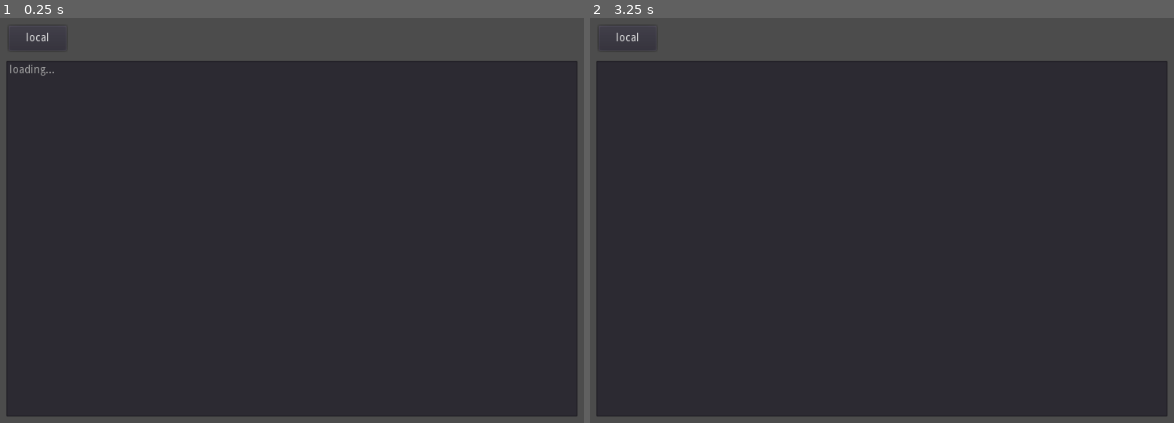
Above: before the commit, frames 1-2 (left to right).
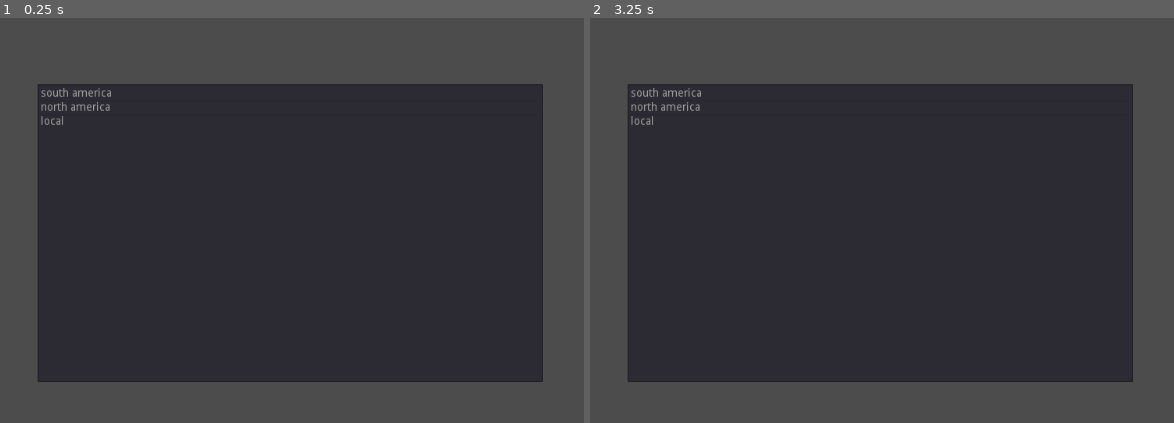
Above: after the commit, the same moments.

Repository: Galomortal47/Golang
Game: Godot game, scene res://RegionSelect.tscn
The game is run twice, just before and just after one commit, with the same random seed, the same clock (stepped at 60 frames per second) and the same inputs. Before the commit the project starts from res://ServerBrowse.tscn.
Inputs (mouse positions are in pixels of both pictures, inside the frame that each line leads up to):
- Up to frame 1 (0.25 s): no input
- Up to frame 2 (3.25 s): click (625, 38) at 0.5 s, where only the run before the commit has a clickable "local"; click (625, 38) at 1.25 s, where only the run before the commit has a clickable "local"; click (625, 38) at 2 s, where only the run before the commit has a clickable "local"; tap Enter at 2.75 s; move the mouse to (1063, 224) at 2.77 s

The runs differ from the first frame. In frame 1, 22% of the frame differs, in the area x 1-99%, y 3-99%; in frame 2, 22%.

Commit message:
added multiserver selection

Diff:
--- a/Multyplayer2/Multyplayer.tscn
+++ b/Multyplayer2/Multyplayer.tscn
@@ -87,6 +87,16 @@
 "_edit_use_anchors_": false
 }
 
+[node name="Label4" type="Label" parent="pinglist"]
+margin_left = 697.0
+margin_top = 52.0
+margin_right = 737.0
+margin_bottom = 66.0
+text = "% of packet loss"
+__meta__ = {
+"_edit_use_anchors_": false
+}
+
 [node name="Timer" type="Timer" parent="."]
 wait_time = 0.5
 autostart = true
@@ -94,8 +104,12 @@
 [node name="Timer2" type="Timer" parent="."]
 wait_time = 0.501
 autostart = true
+
+[node name="Timer3" type="Timer" parent="."]
+autostart = true
 [connection signal="button_down" from="pinglist/Button" to="." method="_on_Button_button_down"]
 [connection signal="text_changed" from="pinglist/TextEdit2" to="." method="_on_TextEdit_text_changed"]
 [connection signal="button_down" from="pinglist/backtobrowse" to="." method="_on_backtobrowse_button_down"]
 [connection signal="timeout" from="Timer" to="." method="_on_Timer_timeout"]
 [connection signal="timeout" from="Timer2" to="." method="_on_Timer2_timeout"]
+[connection signal="timeout" from="Timer3" to="." method="_on_Timer3_timeout"]
--- /dev/null
+++ b/Multyplayer2/RegionSelect.tscn
@@ -0,0 +1,16 @@
+[gd_scene load_steps=2 format=2]
+
+[ext_resource path="res://code/RegionSelect.gd" type="Script" id=1]
+
+[node name="RegionSelect" type="Node"]
+script = ExtResource( 1 )
+
+[node name="ItemList" type="ItemList" parent="."]
+margin_left = 180.0
+margin_top = 90.0
+margin_right = 827.0
+margin_bottom = 472.0
+__meta__ = {
+"_edit_use_anchors_": false
+}
+[connection signal="item_activated" from="ItemList" to="." method="_on_ItemList_item_activated"]
--- a/Multyplayer2/ServerBrowse.tscn
+++ b/Multyplayer2/ServerBrowse.tscn
@@ -24,7 +24,7 @@
 margin_top = 14.592
 margin_right = 216.553
 margin_bottom = 46.592
-text = "local"
+text = "RegionSelect"
 __meta__ = {
 "_edit_use_anchors_": false
 }
--- a/Multyplayer2/code/MultiplayerBrowse.gd
+++ b/Multyplayer2/code/MultiplayerBrowse.gd
@@ -41,12 +41,10 @@
 	pass # Replace with function body.
 
 func _on_Timer_timeout():
-
 	load_server_list()
 
 
 func _on_Button_button_down():
-	get_node('/root/Singleton').Ip = "127.0.0.1"
-	get_tree().reload_current_scene()
+	get_tree().change_scene("res://RegionSelect.tscn")
 	packet.disconnect_from_host()
 	pass # Replace with function body.
--- a/Multyplayer2/code/MultiplayerChild.gd
+++ b/Multyplayer2/code/MultiplayerChild.gd
@@ -7,15 +7,10 @@
 	get_node("pinglist/TextEdit").set_text(str(get_node('/root/Singleton').PORT))
 
 func _physics_process(delta):
-	for i in OStimelist.keys():
-		OStimelist[i] += (delta*1000)
-		print(int(delta*1000))
 	kbps_calc()
 	for key in recive_data.keys():
 		for key2 in recive_data[key]:
-#			if get_script().get_script_method_list().has(key2):
 			callv(key2,[key,recive_data[key][key2]])
-
 
 var frame_per_sec = [0]
 var interations = 0
@@ -35,7 +30,6 @@
 				kbps += i
 	get_node("pinglist/Label3").set_text(str(kbps/frame_per_sec.size()) + " kbps o data being used")
 
-
 #commands
 func id(var key_id,var arg):
 	pass
@@ -45,25 +39,16 @@
 
 var pinglist = {}
 var norepeat = {}
-var OStimelist = {}
 func time(var key_id,var arg):
-	ping(key_id, arg)
-	pass
-
-func ping(var key_id, var arg):
 	data = recive_data.duplicate()
 	i = key_id
 	var ping = int(arg)
 	if norepeat.has(str(i)):
-#		print(i + " " + str(ping))
 		if norepeat[str(i)] == ping:
 			return
-		var time = int(OStimelist[str(i)] - ping - (1000  / get_node("/root/Singleton").framerate * 2)) * -1
-#		print(time)
+		var time = int(OS.get_system_time_msecs() - ping - (1000  / get_node("/root/Singleton").framerate * 2))
 		pinglist[str(i)] = time
 	norepeat[str(i)] = ping
-	if not OStimelist.has(i):
-		OStimelist[str(i)] = ping #+ (1000  / ping_rate)
 	if not pinglist.has(i):
 		pinglist[str(i)] = "loading"
 	for i in pinglist.keys():
@@ -81,12 +66,10 @@
 		gigatext += "[color="  + color + "]" + str(i) + " : ping : " + str(pinglist[i]) + "[/color]\n"
 	get_node("pinglist/RichTextLabel").set_bbcode(gigatext)
 	get_node("pinglist/Label").set_text("total players:" + str(data.keys().size()))
-#	pinglist = {}
 
 func _on_Button_button_down():
 	get_node("/root/Singleton").PORT = int(get_node("pinglist/TextEdit").get_text())
 	get_tree().reload_current_scene()
-#	get_node("/root/Singleton").Ip = get_node("pinglist/TextEdit2").get_text()
 	print(int(get_node("pinglist/TextEdit").get_text()))
 	packet.disconnect_from_host()
 	pass # Replace with function body.
@@ -104,3 +87,10 @@
 func _on_Timer2_timeout():
 	json.erase("time")
 	pass # Replace with function body.
+
+func _on_Timer3_timeout():
+	var framerate = get_node("/root/Singleton").framerate
+	var mul = 100.0 / framerate
+	get_node("pinglist/Label4").set_text(str(int((framerate-packetcount)*mul)) + "% of packet loss")
+	packetcount = 0
+	pass # Replace with function body.
--- a/Multyplayer2/code/MultiplayerClass.gd
+++ b/Multyplayer2/code/MultiplayerClass.gd
@@ -11,6 +11,7 @@
 var connect = true
 var refresh_frames = 0
 var peerstream = PacketPeerStream.new()
+var packetcount = 0
 
 func rng():
 	randomize()
@@ -34,6 +35,7 @@
 	if peerstream.get_available_packet_count() > 0:
 		string = peerstream.get_packet().get_string_from_ascii()
 		recive_data = parse_json(string)
+		packetcount += 1
 		#print(string)
 #		print(recive_data)
 #	packet.put_string("\n")
--- /dev/null
+++ b/Multyplayer2/code/RegionSelect.gd
@@ -0,0 +1,13 @@
+extends Node
+
+var servernamelist = ["south america","north america","local"]
+var serverlist = ["34.95.142.100","34.66.152.93","127.0.0.1"]
+
+func _ready():
+	for i in servernamelist:
+		get_node("ItemList").add_item(i)
+
+func _on_ItemList_item_activated(index):
+	get_node("/root/Singleton").Ip = serverlist[index]
+	get_tree().change_scene("res://ServerBrowse.tscn")
+	pass # Replace with function body.
--- a/Multyplayer2/project.godot
+++ b/Multyplayer2/project.godot
@@ -27,7 +27,7 @@
 [application]
 
 config/name="Multyplayer2"
-run/main_scene="res://ServerBrowse.tscn"
+run/main_scene="res://RegionSelect.tscn"
 config/icon="res://icon.png"
 
 [autoload]
